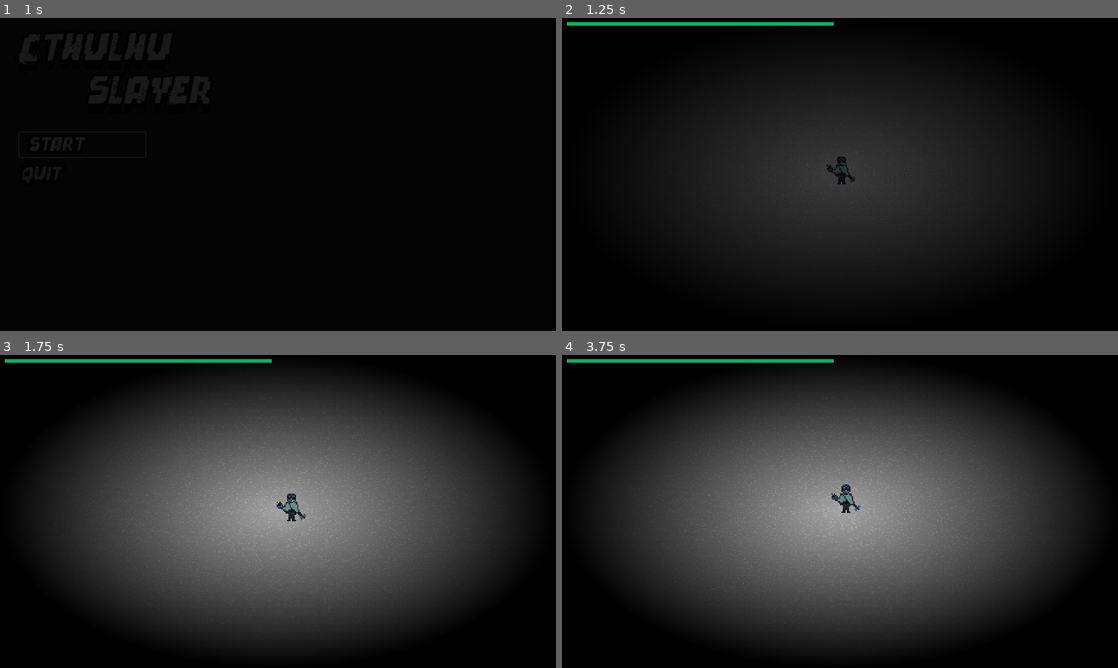
Above: before the commit, frames 1-4 (two rows, left to right).
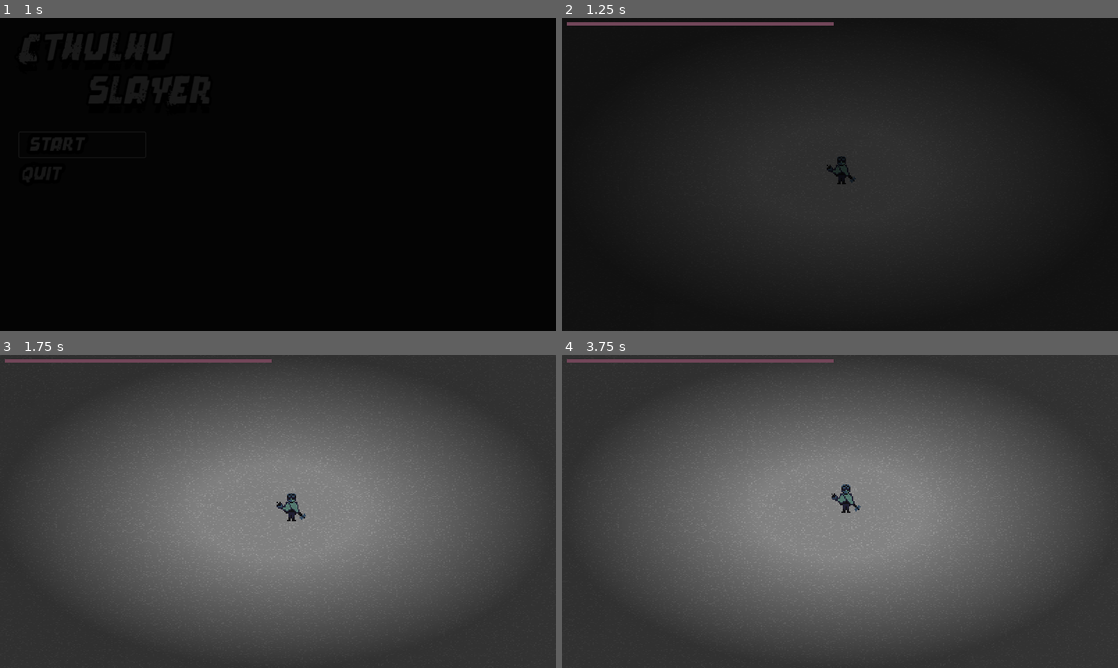
Above: after the commit, the same moments.

Repository: mpelot/Cthulhu-Slayer
Game: Godot game, scene res://UI/Scene/Menu/menu.tscn
Same seed, same stepped clock (60 frames per second), same inputs: the game is played once before the commit and once after it.
Inputs (mouse positions are in pixels of both pictures, inside the frame that each line leads up to):
- Up to frame 1 (1 s): click "Start" at 0.5 s
- Up to frame 2 (1.25 s): no input
- Up to frame 3 (1.75 s): move the mouse to (400, 495) at 1.27 s; hold D (Right) from 1.28 s (still down); click (400, 495) at 1.35 s
- Up to frame 4 (3.75 s): move the mouse to (728, 527) at 2.02 s; release D (Right) at 2.03 s; hold Down (Down) 2.03-2.78 s; right-click (728, 527) at 2.1 s; move the mouse to (895, 442) at 2.77 s; hold D (Right) 2.78-3.53 s; click (895, 442) at 2.85 s; move the mouse to (812, 574) at 3.52 s; hold W (Up) from 3.53 s (still down); right-click (812, 574) at 3.6 s

Frame 1 is identical in both runs. In frame 2, 0.5% of the frame differs, in the area x 0-49%, y 1-3%; in frame 3, 80%; in frame 4, 81%, in the area x 0-100%, y 0-100%.

Commit message:
Vignette Shader Parameters

Diff:
--- a/PostProcessing/Script/vignette.gdshader
+++ b/PostProcessing/Script/vignette.gdshader
@@ -1,7 +1,7 @@
 shader_type canvas_item;
 
 uniform sampler2D screen_texture: hint_screen_texture, repeat_disable, filter_nearest;
-uniform float outerRadius : hint_range(0.0, 5.0) = 2;
+uniform float outerRadius : hint_range(0.0, 5.0) = 4.0;
 uniform float MainAlpha : hint_range(0.0, 1.0) = 0.2;
 
 
@@ -13,7 +13,7 @@
 	float x = abs(UV.x-.5)*2.0;
 	float y = abs(UV.y-.5)*2.0;
 	float v = (sqrt((x*x)+(y*y))/outerRadius);
-	COLOR = vec4(0,0,0,v*MainAlpha) * texture(screen_texture, UV);
+	COLOR = max(vec4(0,0,0,v*MainAlpha), 0.3) * texture(screen_texture, UV);
 }
 
 //void light() {
--- a/Scenes/Environment/Village/village.tscn
+++ b/Scenes/Environment/Village/village.tscn
@@ -1,10 +1,18 @@
-[gd_scene load_steps=6 format=4 uid="uid://dgf3y7d0he3na"]
+[gd_scene load_steps=7 format=4 uid="uid://dgf3y7d0he3na"]
 
 [ext_resource type="TileSet" uid="uid://di8palb3act4f" path="res://Scenes/Environment/Village/tilemap/village_tile_set.tres" id="1_lnc07"]
 [ext_resource type="PackedScene" uid="uid://clwh62jtlg5t8" path="res://Entities/Player/player.tscn" id="2_k3pbb"]
 [ext_resource type="Script" path="res://Scenes/Environment/Village/Script/foreground.gd" id="2_mntsy"]
-[ext_resource type="PackedScene" uid="uid://cabjye6mltep3" path="res://Entities/Enemy/MinionOne/Cultist.tscn" id="4_7rwyg"]
+[ext_resource type="PackedScene" uid="uid://cabjye6mltep3" path="res://Entities/Enemy/MinionOne/cultist.tscn" id="4_7rwyg"]
 [ext_resource type="PackedScene" uid="uid://dohec58u1vi1b" path="res://Scenes/Environment/Village/Buildings/House.tscn" id="5_ogfxb"]
+
+[sub_resource type="Environment" id="Environment_i6knh"]
+sky_custom_fov = 13.1
+reflected_light_source = 2
+tonemap_mode = 2
+tonemap_exposure = 3.96
+tonemap_white = 6.52
+fog_enabled = true
 
 [node name="Village" type="Node2D"]
 
@@ -271,21 +279,25 @@
 tile_map_data = PackedByteArray("AAD0/wMAAQAAAAkAAADy/wMAAQAJAAgAAADz/wMAAQAJAAgAAADx/wMAAQAIAAgAAADx/wIAAQADAAkAAADx/w …(720 unchanged characters)…
 tile_set = ExtResource("1_lnc07")
 
-[node name="Parallax2D" type="Parallax2D" parent="Tilemap"]
+[node name="Player" parent="." instance=ExtResource("2_k3pbb")]
+modulate = Color(0.850277, 0.633039, 0.669735, 1)
+position = Vector2(-1377, 78)
+metadata/_edit_lock_ = true
+
+[node name="Cultist" parent="." instance=ExtResource("4_7rwyg")]
+position = Vector2(-543, 114)
+
+[node name="Parallax2D" type="Parallax2D" parent="."]
 scroll_scale = Vector2(1.4, 1)
 repeat_size = Vector2(350, 0)
 repeat_times = 5
 script = ExtResource("2_mntsy")
 
-[node name="Foreground" type="TileMapLayer" parent="Tilemap/Parallax2D"]
+[node name="Foreground" type="TileMapLayer" parent="Parallax2D"]
 modulate = Color(0, 0, 0, 1)
 texture_filter = 1
 tile_map_data = PackedByteArray("AADY/wsAAQAGAAYAAADY/wwAAQAEAAYAAADY/w0AAQAFAAYAAADZ/woAAQAEAAcAAADZ/wsAAQAEAAAAAADZ/w …(7568 unchanged characters)…
 tile_set = ExtResource("1_lnc07")
 
-[node name="Player" parent="." instance=ExtResource("2_k3pbb")]
-position = Vector2(-1377, 78)
-metadata/_edit_lock_ = true
-
-[node name="Cultist" parent="." instance=ExtResource("4_7rwyg")]
-position = Vector2(-543, 114)
+[node name="WorldEnvironment" type="WorldEnvironment" parent="."]
+environment = SubResource("Environment_i6knh")
--- a/Scenes/Gameplay/BaseGameLoop/base_game_loop.tscn
+++ b/Scenes/Gameplay/BaseGameLoop/base_game_loop.tscn
@@ -1,7 +1,7 @@
 [gd_scene load_steps=5 format=3 uid="uid://d3u70b0nlr22v"]
 
 [ext_resource type="PackedScene" uid="uid://clwh62jtlg5t8" path="res://Entities/Player/player.tscn" id="1_y0qr7"]
-[ext_resource type="PackedScene" uid="uid://cabjye6mltep3" path="res://Entities/Enemy/MinionOne/Cultist.tscn" id="2_7buq1"]
+[ext_resource type="PackedScene" uid="uid://cabjye6mltep3" path="res://Entities/Enemy/MinionOne/cultist.tscn" id="2_7buq1"]
 
 [sub_resource type="Gradient" id="Gradient_gko02"]
 colors = PackedColorArray(0.344076, 0.344076, 0.344076, 1, 1, 1, 1, 1)
--- a/UI/Theme/player_stat.tres
+++ b/UI/Theme/player_stat.tres
@@ -11,7 +11,7 @@
 use_hdr = true
 
 [sub_resource type="StyleBoxFlat" id="StyleBoxFlat_ulccy"]
-bg_color = Color(0, 0.715688, 0.404726, 1)
+bg_color = Color(0.447059, 0.27451, 0.34902, 1)
 corner_detail = 3
 
 [sub_resource type="StyleBoxFlat" id="StyleBoxFlat_vi14x"]
